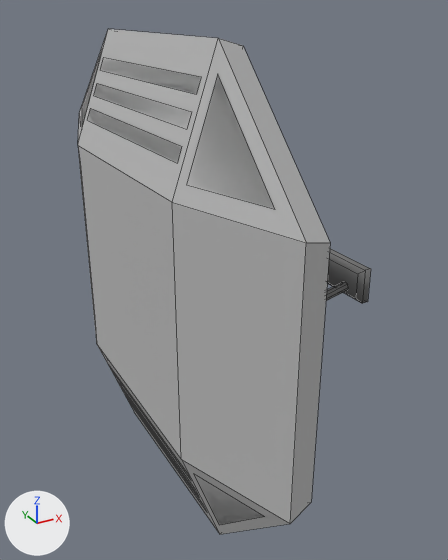
Renders of the Blender file work/blender/spaceship-toon.blend from each side of a commit.
Before and after are seen from a 50 mm camera at (-1.66, -2.12, 1.06) aimed at (-0.37, 0.23, -0.12). The lights are fixed; the arrows at lower left show +X, +Y and +Z. Mesh edges are drawn as thin lines.
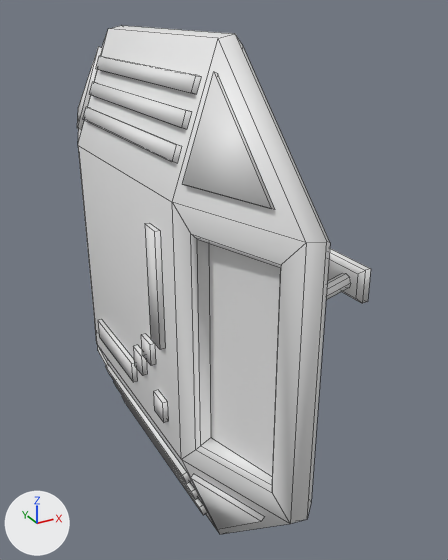
The edits, one by one:
me_cube_010 is used by ob_cube_003; location (0.0, 0.0, 0.0).
me_cube_010 had 56 vertices, 16 faces and spanned x -0.87..-0.55, y -0.75..1.32, z -0.9..0.9.
me_cube_010 no longer uses material mat_lite (grey #bcbcbc).
me_cube_010 now has 114 vertices, 73 faces and spans x -0.89..-0.53, y -0.76..1.32, z -0.9..0.9.
Part 5, on me_cube_010:
4 vertices are removed from x -0.69..-0.64, y -0.32..0.52, z -0.89..0.89.
16 faces are deleted.
62 vertices are added at x -0.89..-0.53, y -0.76..1.32, z -0.9..0.9.
73 new faces join them.
me_cube_010 part 6: the surface is now shaded smooth.
me_cube_010 now uses material mat_material_003 (red #e74146).
me_cube_002 is used by ob_cube; location (0.0, 0.0, 0.0).
me_cube_002 had 108 vertices, 77 faces and spanned x -0.9..0.0, y -0.87..1.56, z -0.97..0.97.
me_cube_002 now has 330 vertices, 223 faces and spans x -0.92..0.0, y -0.88..1.57, z -0.99..0.99.
me_cube_002 part 1: the loose piece of 16 vertices spanning x -0.7..-0.05, y -0.28..-0.12, z -0.29..-0.01 is rebuilt with 16 vertices and now spans x -0.7..-0.05, y -0.29..-0.1, z -0.3..0.03.
me_cube_002 part 2: 8 vertices moved from x -0.87..-0.53, y 0.65..1.46, z -0.4..0.4 to x -0.87..-0.52, y 0.63..1.47, z -0.41..0.41; 222 vertices added at x -0.92..-0.53, y -0.88..1.57, z -0.99..0.99.
me_cube_002 part 3: 22 faces spanning x -0.9..-0.51, y -0.87..1.56, z -0.97..0.97 switch from mat_lite (grey #bcbcbc) to no material.
me_cube_002 part 4: 9 faces spanning x -0.05..0.0, y -0.35..0.35, z -0.08..0.08 switch from mat_dark (grey #7c7c7c) to no material.
Object 'Cube.003' (ob_cube_003) is now hidden.

Boxes (x1, y1, x2, y2) around the edits, measured in the pictures (448 x 560 px):
'Cube', reshaped: before (78, 29, 371, 534); after (77, 25, 371, 534)
'Cube.003', hidden: before (82, 52, 275, 525)
part 1 of me_cube_002, rebuilt: before (326, 282, 348, 301); after (326, 273, 351, 300)
part 2 of me_cube_002, built on: after (77, 25, 330, 529)
part 3 of me_cube_002, recoloured (grey to white): (78, 29, 306, 534) in both
part 4 of me_cube_002, recoloured: (327, 249, 371, 303) in both
part 5 of me_cube_010, built on: before (82, 52, 275, 525)
